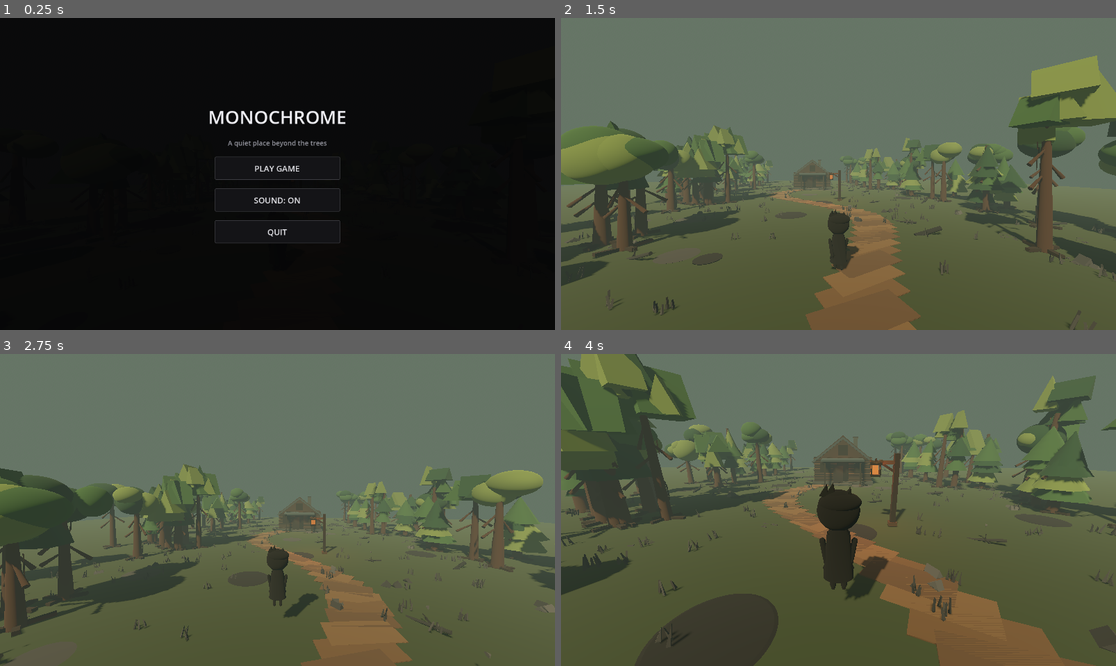
Above: before the commit, frames 1-4 (two rows, left to right).
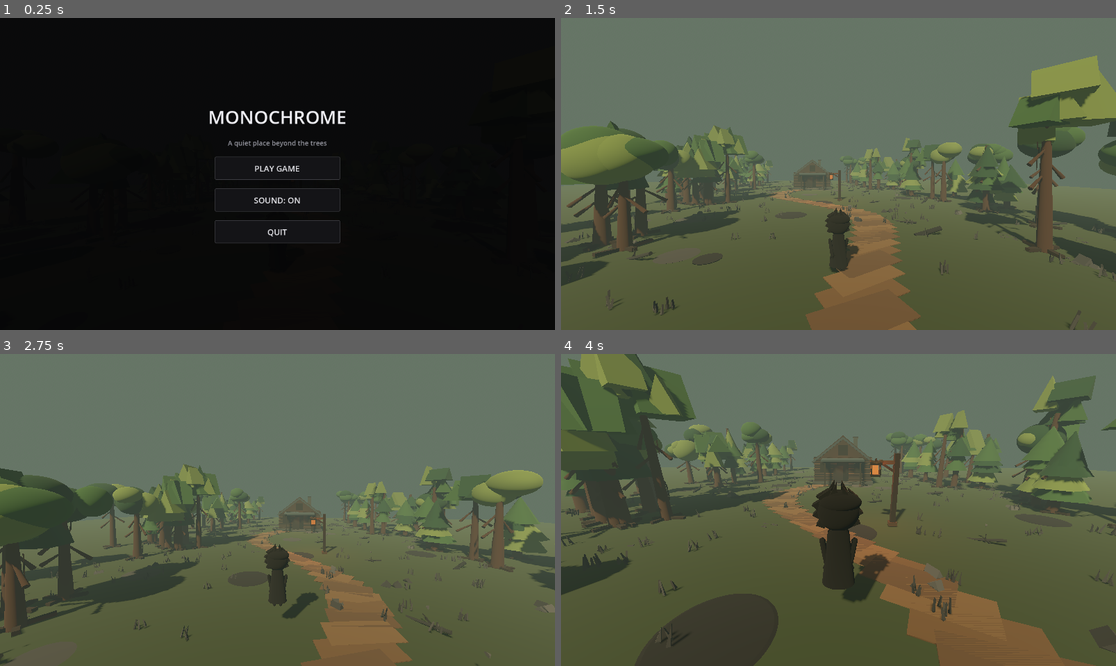
Above: after the commit, the same moments.

Repository: leto98/Monochrome
Game: Godot game, scene res://scenes/main.tscn
Two runs of this game, one before a commit and one after it. Both use one fixed random seed, a clock stepped at 60 frames per second and the inputs below.
Inputs (mouse positions are in pixels of both pictures, inside the frame that each line leads up to):
- Up to frame 1 (0.25 s): no input
- Up to frame 2 (1.5 s): click "PLAY GAME" at 0.5 s; tap Enter at 1.25 s; move the mouse to (866, 174) at 1.27 s; hold W from 1.28 s (still down); tap E at 1.35 s
- Up to frame 3 (2.75 s): keep holding W; tap Space at 1.52, 2.27 s; move the mouse to (249, 510) at 2.02 s; tap Alt at 2.1 s
- Up to frame 4 (4 s): keep holding W; move the mouse to (849, 503) at 2.77 s; tap Enter at 2.85 s; move the mouse to (832, 516) at 3.52 s; tap V at 3.6 s; tap Space at 3.77 s

The runs differ from the first frame. In frame 2, less than 0.1% of the frame differs, in the area x 47-54%, y 60-82%; in frame 3, 0.1%; in frame 4, 0.3%, in the area x 45-60%, y 40-80%.

Commit message:
Match character closer to reference silhouette

Diff:
--- a/scripts/main.gd
+++ b/scripts/main.gd
@@ -749,11 +749,11 @@
 	var torso := MeshInstance3D.new()
 	torso.name = "Body"
 	var torso_mesh := CylinderMesh.new()
-	torso_mesh.top_radius = 0.205
-	torso_mesh.bottom_radius = 0.285
-	torso_mesh.height = 0.88
+	torso_mesh.top_radius = 0.19
+	torso_mesh.bottom_radius = 0.31
+	torso_mesh.height = 1.02
 	torso.mesh = torso_mesh
-	torso.position = Vector3(0.0, -0.20, 0.0)
+	torso.position = Vector3(0.0, -0.25, 0.0)
 	torso.scale = Vector3(1.0, 1.0, 0.78)
 	torso.material_override = clothing
 	player.add_child(torso)
@@ -814,19 +814,30 @@
 	hair_cap.material_override = silhouette
 	player.add_child(hair_cap)
 
-	for tuft_data in [
-		Vector3(-0.22, 0.99, -0.005),
-		Vector3(-0.11, 1.015, 0.0),
-		Vector3(0.18, 0.94, 0.0)
+	# Shaggy, uneven locks around the crown and sides create the reference's wild silhouette.
+	for lock_data in [
+		[Vector3(-0.27, 0.80, -0.005), Vector3(0.19, 0.30, 0.22), -42.0],
+		[Vector3(-0.30, 0.66, -0.015), Vector3(0.17, 0.28, 0.22), -28.0],
+		[Vector3(-0.27, 0.49, -0.005), Vector3(0.16, 0.25, 0.20), -18.0],
+		[Vector3(-0.19, 0.94, 0.015), Vector3(0.17, 0.27, 0.22), -38.0],
+		[Vector3(-0.06, 1.00, 0.025), Vector3(0.15, 0.25, 0.20), -12.0],
+		[Vector3(0.10, 0.96, 0.025), Vector3(0.17, 0.26, 0.21), 18.0],
+		[Vector3(0.24, 0.84, 0.015), Vector3(0.17, 0.25, 0.21), 38.0],
+		[Vector3(0.29, 0.69, 0.015), Vector3(0.16, 0.23, 0.20), 28.0],
+		[Vector3(0.26, 0.52, 0.015), Vector3(0.15, 0.23, 0.20), 22.0],
+		[Vector3(-0.25, 0.91, -0.15), Vector3(0.16, 0.24, 0.18), -40.0],
+		[Vector3(-0.10, 1.04, -0.10), Vector3(0.15, 0.25, 0.18), -18.0],
+		[Vector3(0.08, 1.02, -0.10), Vector3(0.16, 0.24, 0.18), 12.0],
+		[Vector3(0.22, 0.91, -0.12), Vector3(0.16, 0.24, 0.18), 32.0]
 	]:
-		var tuft := MeshInstance3D.new()
-		var tuft_mesh := PrismMesh.new()
-		tuft_mesh.size = Vector3(0.16, 0.20, 0.20)
-		tuft.mesh = tuft_mesh
-		tuft.position = tuft_data
-		tuft.rotation.z = deg_to_rad(-12.0)
-		tuft.material_override = silhouette
-		player.add_child(tuft)
+		var lock := MeshInstance3D.new()
+		var lock_mesh := PrismMesh.new()
+		lock_mesh.size = lock_data[1]
+		lock.mesh = lock_mesh
+		lock.position = lock_data[0]
+		lock.rotation.z = deg_to_rad(lock_data[2])
+		lock.material_override = silhouette
+		player.add_child(lock)
 
 	# Slim arms begin at shoulder height and hang naturally beside the coat.
 	var arm_mesh := CapsuleMesh.new()
@@ -884,11 +895,11 @@
 		var eye := MeshInstance3D.new()
 		eye.name = "Eye_%s" % ("L" if side < 0 else "R")
 		var eye_mesh := SphereMesh.new()
-		eye_mesh.radius = 0.038
-		eye_mesh.height = 0.09
+		eye_mesh.radius = 0.052
+		eye_mesh.height = 0.15
 		eye.mesh = eye_mesh
-		eye.position = Vector3(side * 0.125, 0.66, -0.292)
-		eye.scale = Vector3(0.78, 1.0, 0.55)
+		eye.position = Vector3(side * 0.12, 0.66, -0.296)
+		eye.scale = Vector3(0.72, 1.0, 0.42)
 		eye.material_override = eye_material
 		player.add_child(eye)
 
